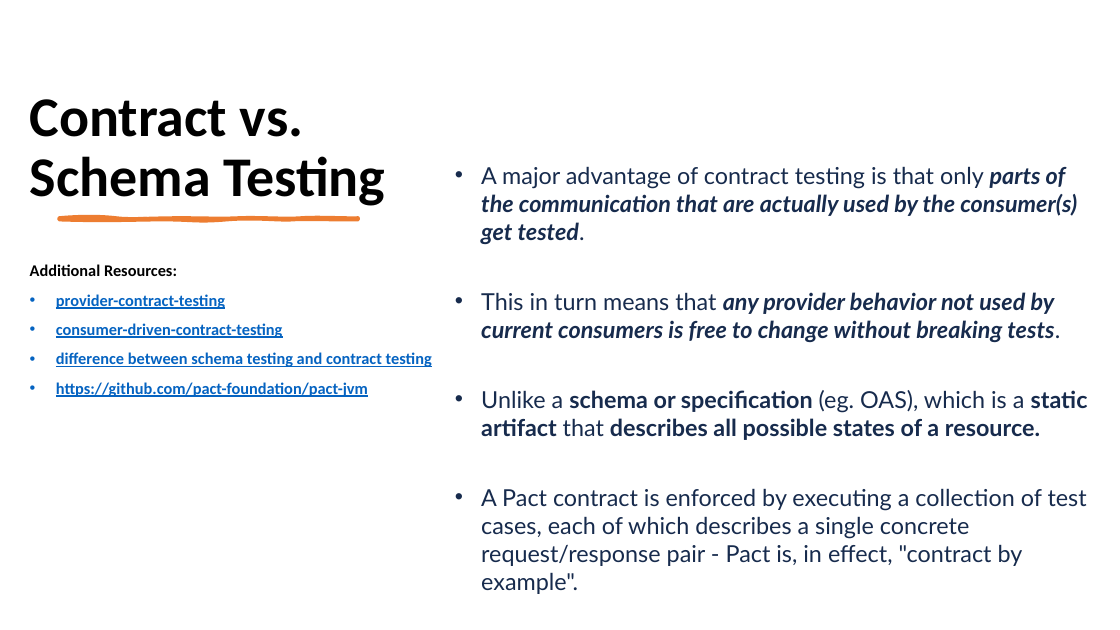
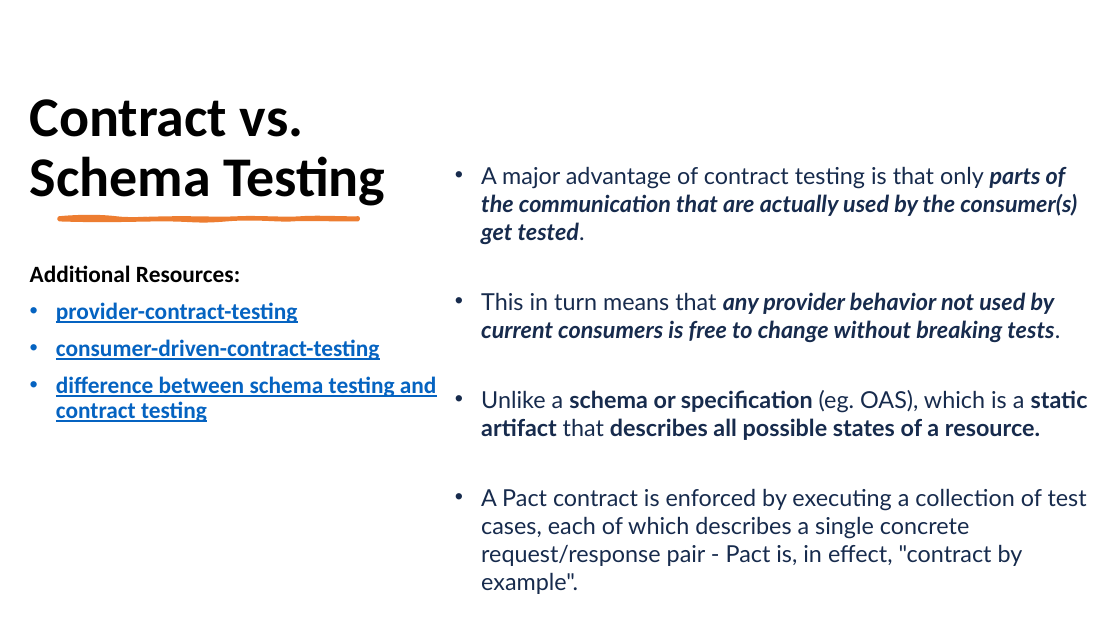
Before and after one commit to Kiranmoy/SpringBootRestService, a slide deck: slide 13 of setup-guide/Hands-on Pact.pptx. Drawn at 1120x630 pixels with LibreOffice and Linux fonts; fonts in the diff are those of the drawing. Boxes give left, top, right and bottom in pixels: in the first picture for what was removed or moved away, otherwise in the second. Text is boxed around its words. In the diff, an @@ line names an element or a change of style, - is before the commit and + after.

```diff
--- a/setup-guide/Hands-on Pact.pptx
+++ b/setup-guide/Hands-on Pact.pptx
@@ text "Additional Resources:" at (30, 265, 437, 422): size 14 to 20 pt @@
@@ text at (56, 382, 368, 397): paragraph removed @@
-• https://github.com/pact-foundation/pact-jvm
```
Also in this commit, not shown: 2 other slides changed, 4 slides added.
